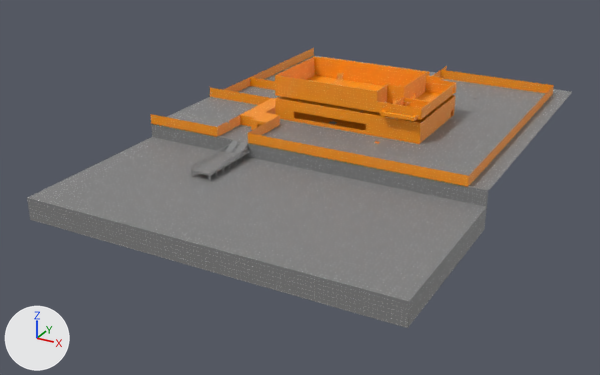
Renders of the Blender file vongott/Assets/Mesh/Maps/la_guardia_air_terminal.blend from each side of a commit.
Before and after are seen from a 50 mm camera at (97.8, -220.4, 80.0) aimed at (-6.1, -31.4, -14.5). The axes (+X, +Y, +Z) are drawn at lower left. The lights are the same throughout.

The older version as bpy lines, for what is in view:
```python
ob_dock = bpy.data.objects.new('dock', me_cube)
ob_dock.location = (-19.5, -41.0, -10.0)
ob_fence = bpy.data.objects.new('fence', me_plane_002)
ob_fence.location = (0.0, 0.0, 0.0)
ob_ground_floor = bpy.data.objects.new('ground_floor', me_cube_001)
ob_ground_floor.location = (0.0, 0.0, 0.0)
ob_ground_floor.rotation_euler = (1.571, 0.0, 0.0)  # degrees (90, 0, 0)
ob_tarmac = bpy.data.objects.new('tarmac', me_plane)
ob_tarmac.location = (0.0, 0.0, 0.0)
ob_upper_floor = bpy.data.objects.new('upper_floor', me_cube_005)
ob_upper_floor.location = (0.0, 0.0, 0.0)
ob_upper_floor.rotation_euler = (1.571, 0.0, 0.0)  # degrees (90, 0, 0)
ob_water = bpy.data.objects.new('water', me_plane_001)
ob_water.location = (0.0, -41.0, -4.0)
```
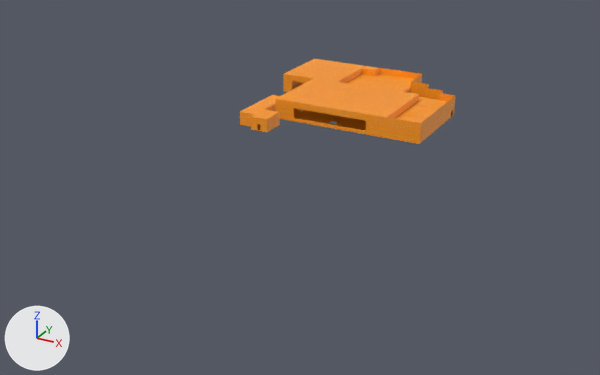
Boxes (x1, y1, x2, y2) around the edits, measured in the pictures (600 x 375 px; the box of a moved part takes in the faces that stretch with it):
'water', hidden
    before: (27, 137, 487, 328)
'tarmac', hidden
    before: (167, 56, 572, 189)
'ground_floor', reshaped
    before: (240, 95, 455, 144)
    after: (240, 59, 455, 144)
'upper_floor', hidden (orange)
    before: (275, 56, 457, 121)
'fence', hidden (orange)
    before: (150, 48, 554, 186)
'dock', hidden
    before: (151, 124, 490, 207)
part 1 of me_cube_001, moved or reshaped
    before: (240, 95, 455, 144)
    after: (240, 68, 455, 144)

Edits to the bpy script that builds the scene:
```text
Change me_cube_001:
    where me_cube_001.from_pydata(...)  # 764 vertices, 647 faces, 21 loose edges; spans x -32.1..24.1, y 0.0..6.0, z -26.1..31.1
    used by ob_ground_floor; location = (0.0, 0.0, 0.0); rotation_euler = (1.571, 0.0, 0.0), in degrees (90, 0, 0)
    me_cube_001 part 1: all 197 vertices in x -32.1..24.1, y 3.0, z -26.1..31.1 are moved by (0.0, 1.0, 0.0)
Change ob_water:
    add ob_water.hide_viewport = True
Change ob_fence:
    add ob_fence.hide_viewport = True
Change ob_tarmac:
    add ob_tarmac.hide_viewport = True
Change ob_dock:
    add ob_dock.hide_viewport = True
Change ob_upper_floor:
    add ob_upper_floor.hide_viewport = True
```
